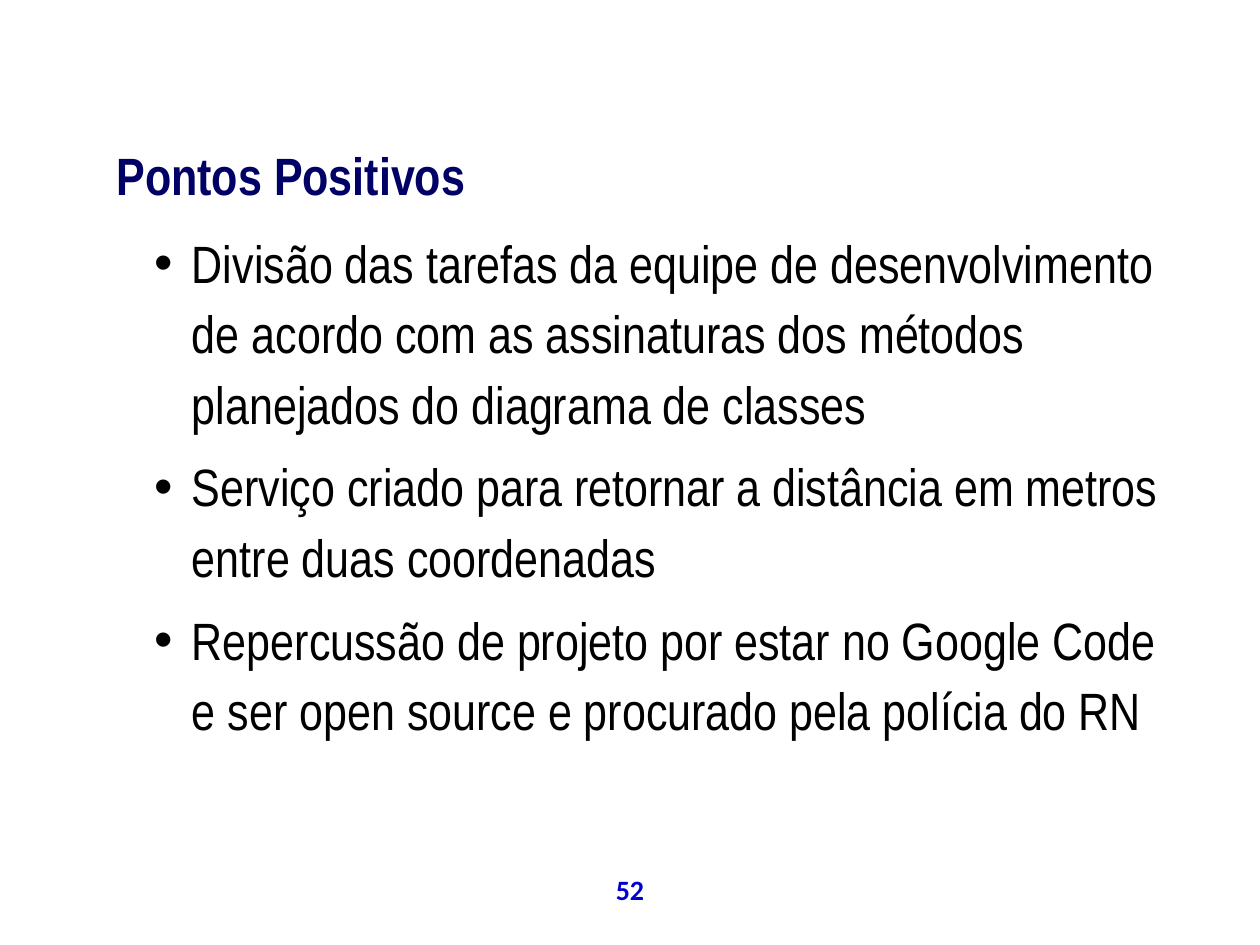
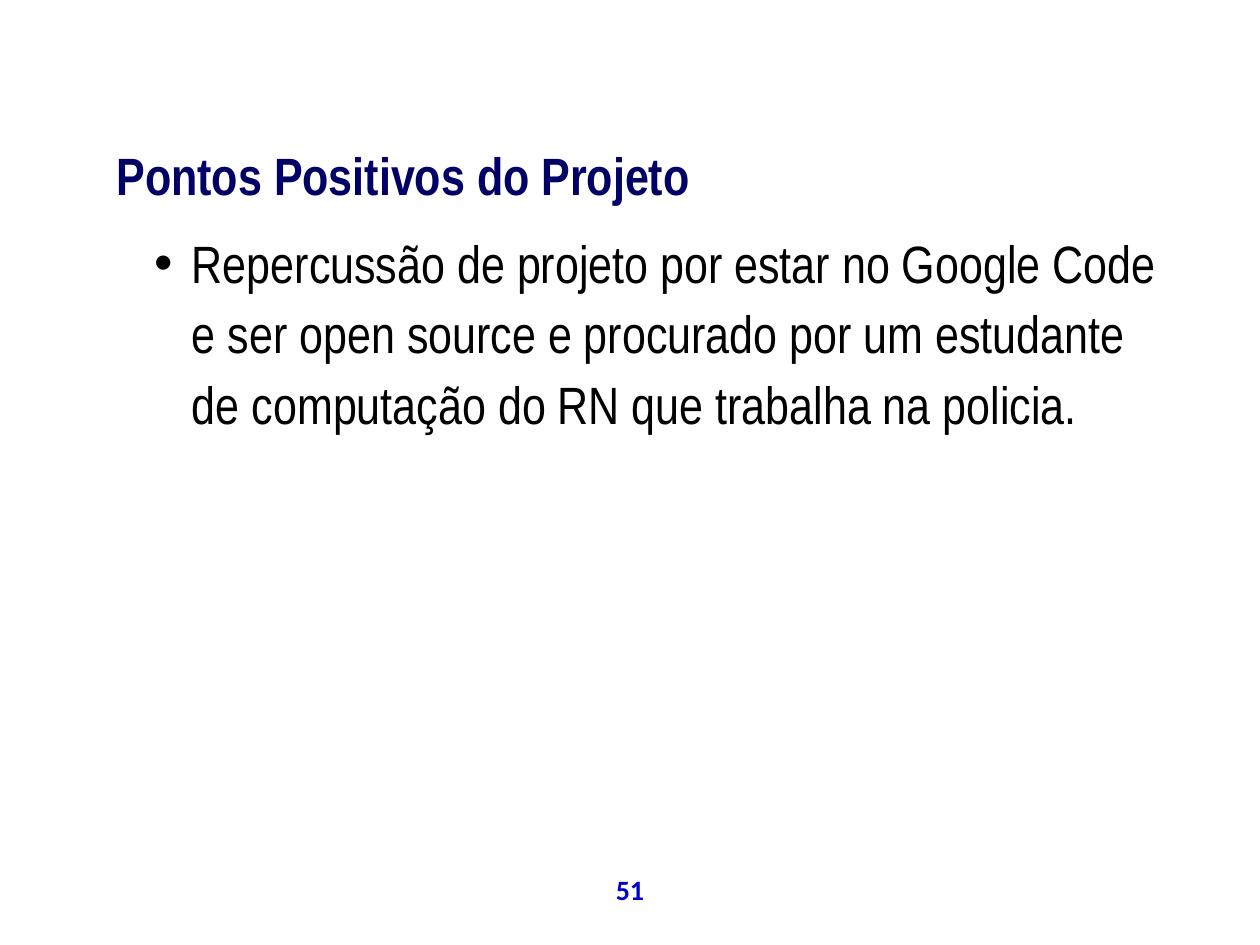
Before and after one commit to theoziran/sislodim, a slide deck: slide 51 of documentos/ProjetoPSA/Apresentação Final.ppt (slide 52 before the commit). Drawn at 1260x945 pixels with LibreOffice and Linux fonts; fonts in the diff are those of the drawing; background and template pictures are left out. Boxes give left, top, right and bottom in pixels: in the first picture for what was removed or moved away, otherwise in the second. Text is boxed around its words. In the diff, an @@ line names an element or a change of style, - is before the commit and + after.

```diff
--- a/documentos/ProjetoPSA/Apresentação Final.ppt
+++ b/documentos/ProjetoPSA/Apresentação Final.ppt
@@ text at [116, 157, 689, 206]: text changed @@
-Pontos Positivos
+Pontos Positivos do Projeto
@@ text at [192, 245, 1156, 434]: text changed @@
-  • Divisão das tarefas da equipe de desenvolvimento de acordo com as assinaturas dos métodos planejados do diagrama de classes
-  • Serviço criado para retornar a distância em metros entre duas coordenadas
-  • Repercussão de projeto por estar no Google Code e ser open source e procurado pela polícia do RN
+  • Repercussão de projeto por estar no Google Code e ser open source e procurado por um estudante de computação do RN que trabalha na policia.
@@ page number at [616, 881, 644, 900]: text changed @@
-52
+51
```
Also in this commit, not shown: 34 other slides changed, 21 slides added, 21 slides removed.
